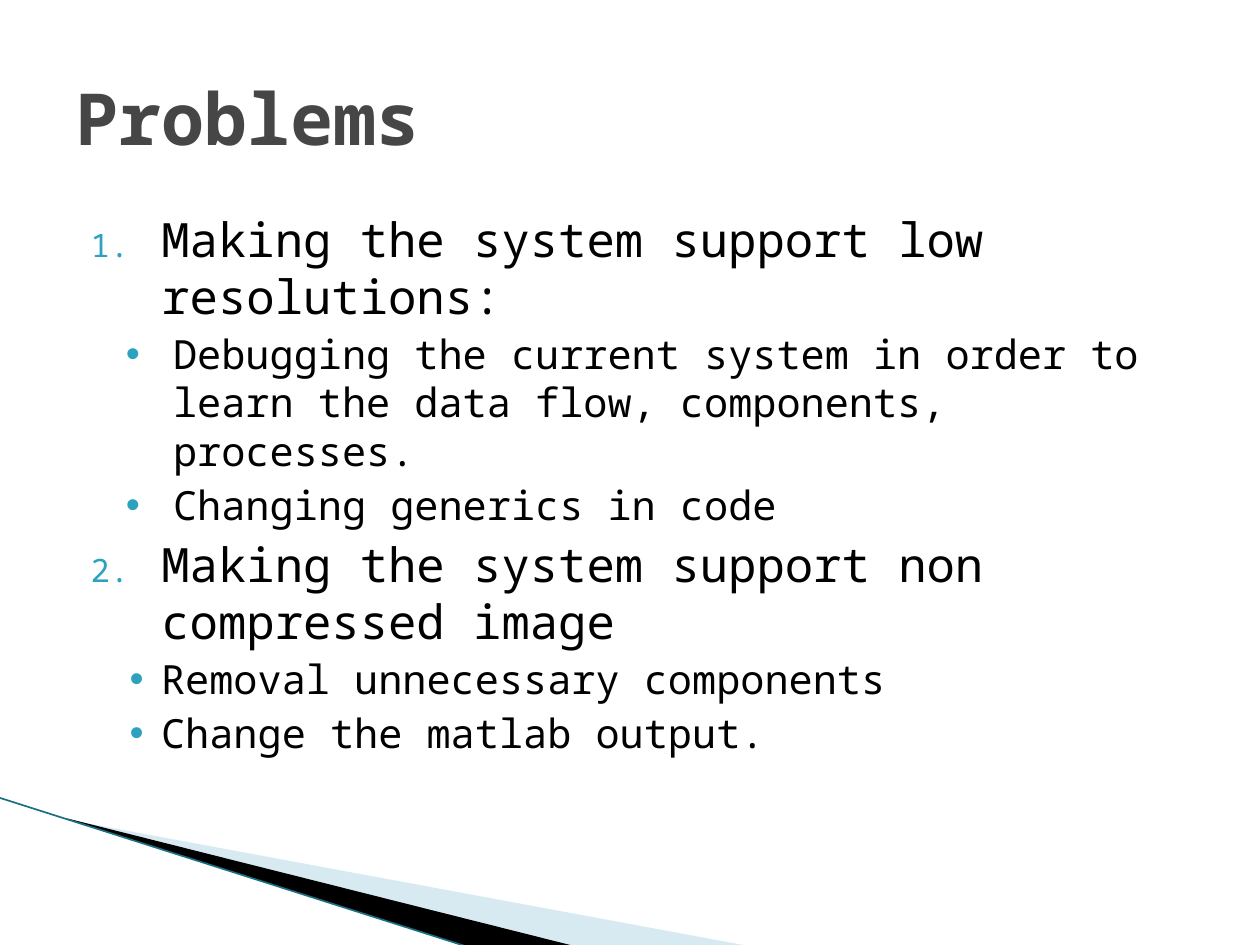
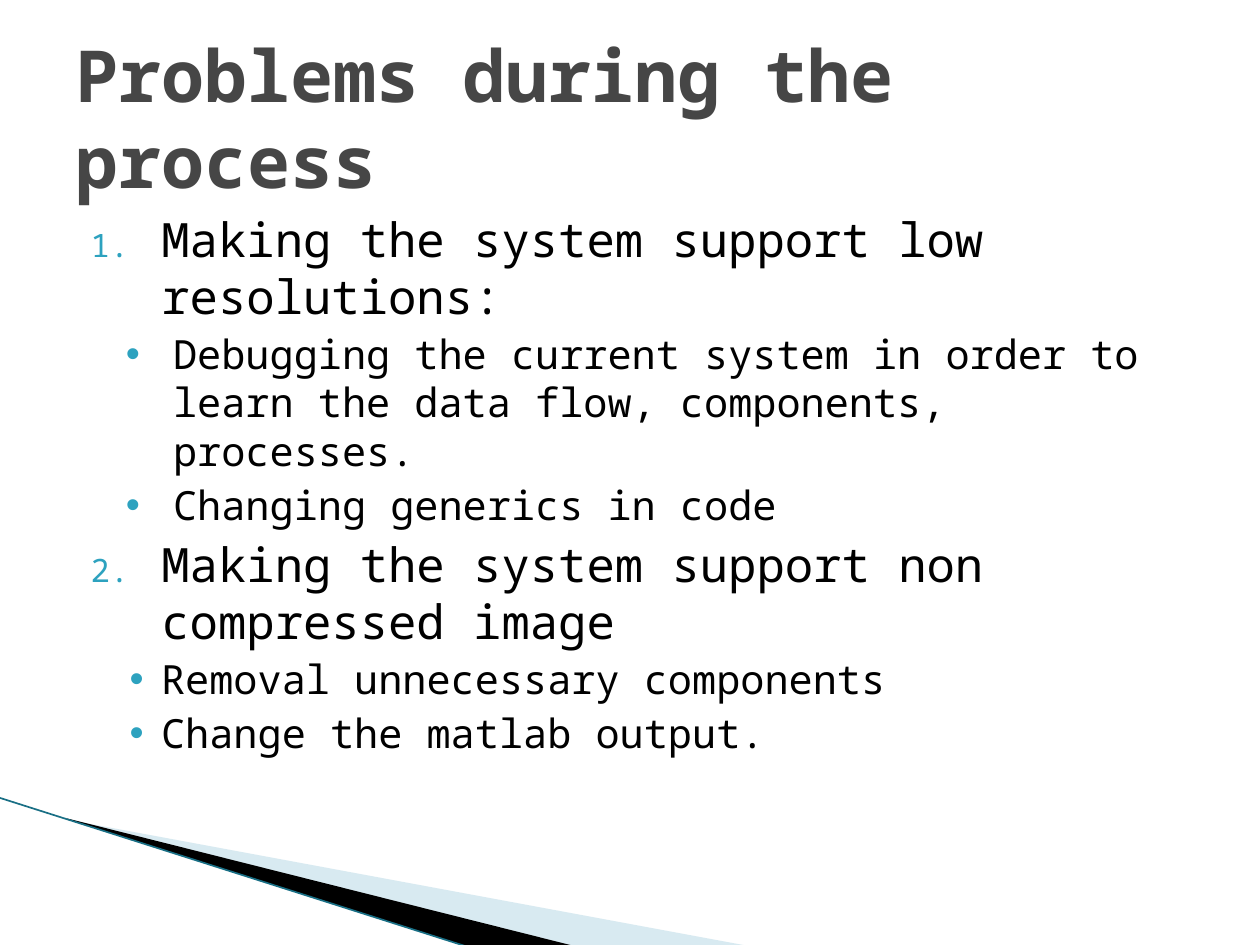
Before and after one commit to shizzz88/image-rotation-technion-ee, a slide deck: slide 13 of Presentation/Mid_Presentation.pptx. Drawn at 1260x945 pixels with LibreOffice and Linux fonts; fonts in the diff are those of the drawing; background and template pictures are left out. Boxes give left, top, right and bottom in pixels: in the first picture for what was removed or moved away, otherwise in the second. Text is boxed around its words. In the diff, an @@ line names an element or a change of style, - is before the commit and + after.

```diff
--- a/Presentation/Mid_Presentation.pptx
+++ b/Presentation/Mid_Presentation.pptx
@@ title at [75,46,893,206]: text changed @@
-Problems
+Problems during the process
```
Also in this commit, not shown: 3 other slides changed, 1 slide added, 2 slides removed.
